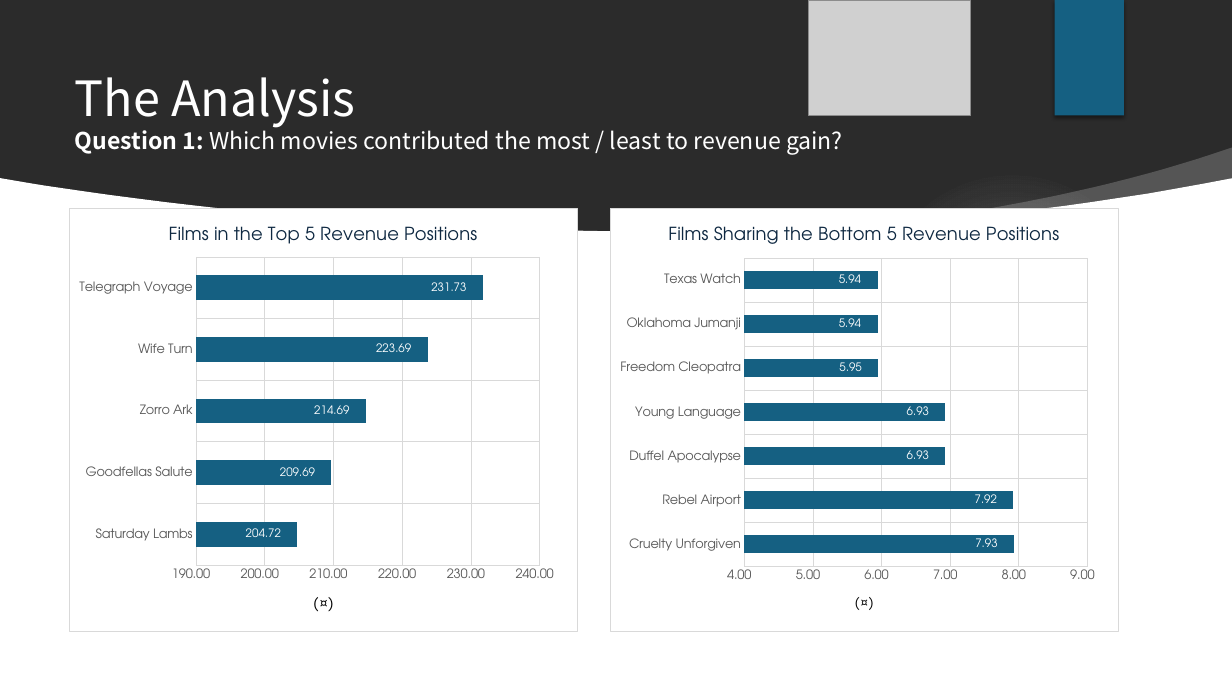
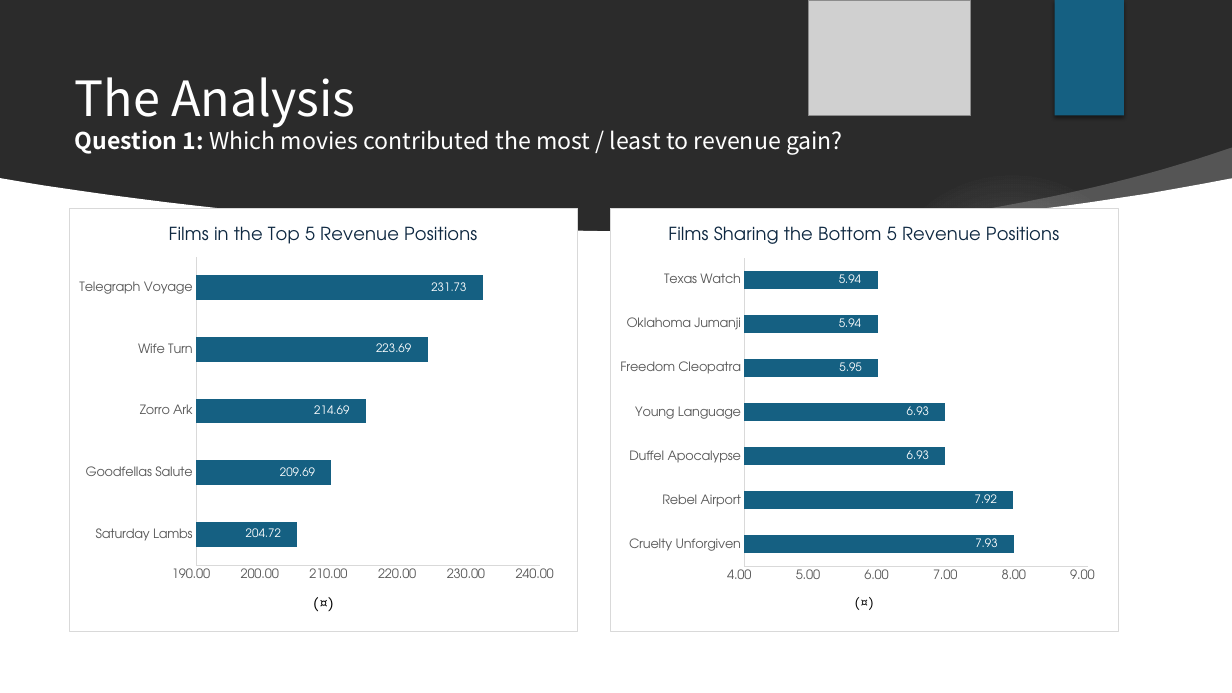
Before and after one commit to davidgriesel/03_streaming_service_database_queries, a slide deck: slide 6 of deliverables/presentation.pptx. Drawn at 1232x693 pixels with LibreOffice and Linux fonts; fonts in the diff are those of the drawing; grey boxes stand for pictures; background and template pictures are left out; a plain dark background stands for a picture behind light text. Boxes give left, top, right and bottom in pixels: in the first picture for what was removed or moved away, otherwise in the second. Text is boxed around its words. In the diff, an @@ line names an element or a change of style, - is before the commit and + after.

```diff
--- a/deliverables/presentation.pptx
+++ b/deliverables/presentation.pptx
@@ bar stacked chart at (x1=68, y1=208, x2=578, y2=632) @@
@@ category axis changed @@
@@ value axis changed @@
@@ bar stacked chart at (x1=610, y1=208, x2=1119, y2=632) @@
@@ category axis changed @@
@@ value axis changed @@
```
Also in this commit, not shown: 5 other slides changed, 1 other file.
